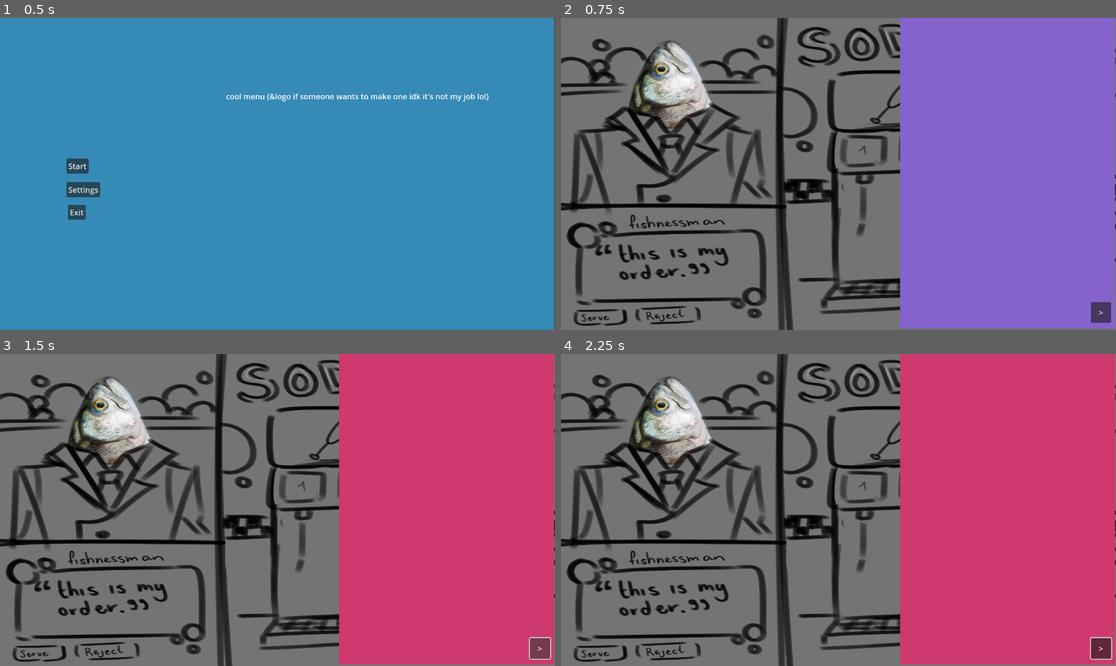
Above: before the commit, frames 1-4 (two rows, left to right).
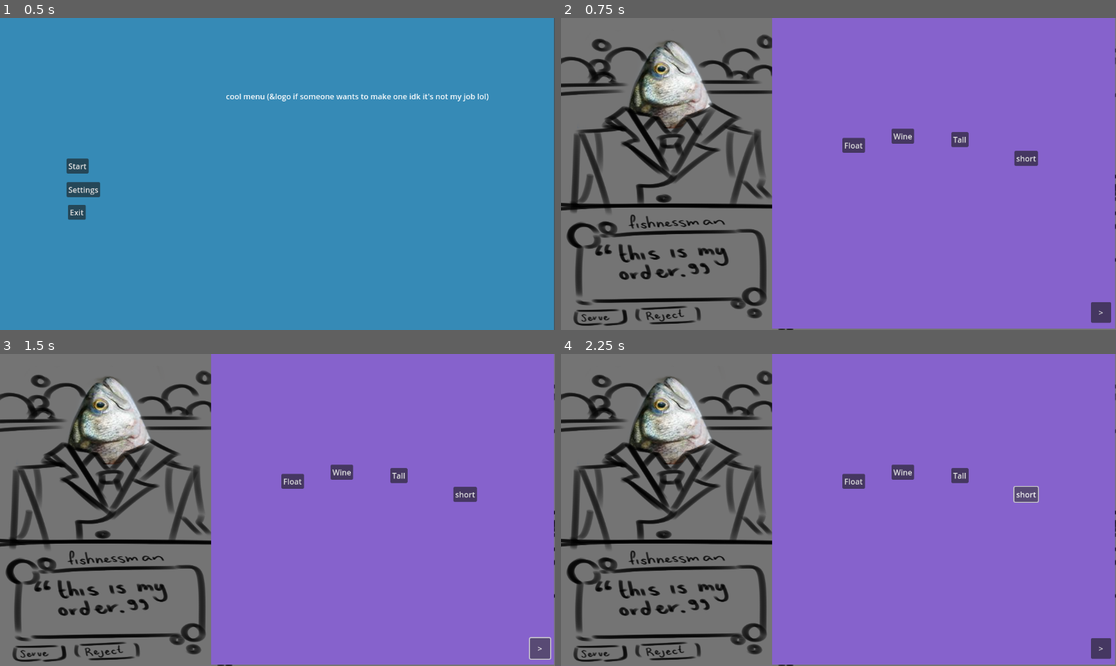
Above: after the commit, the same moments.

Repository: NagareNegishi/GGJ-Bar-acuda
Game: Godot game, scene res://Scenes/menu.tscn
The game is run twice, just before and just after one commit, with the same random seed, the same clock (stepped at 60 frames per second) and the same inputs. The project has no main scene, so this scene is started directly.
Inputs (mouse positions are in pixels of both pictures, inside the frame that each line leads up to):
- Up to frame 1 (0.5 s): no input
- Up to frame 2 (0.75 s): click "Start" at 0.5 s
- Up to frame 3 (1.5 s): click ">" at 1.25 s
- Up to frame 4 (2.25 s): click (1027, 494) at 2 s, where only the run after the commit has a clickable "short"

Frame 1 is identical in both runs. In frame 2, 23% of the frame differs, in the area x 38-86%, y 0-100%; in frame 3, 62%; in frame 4, 62%, in the area x 38-100%, y 0-100%.

Commit message:
user can select glass type

Diff:
--- a/Scenes/Game/Activities/Glasses_Cups_Bottles.tscn
+++ b/Scenes/Game/Activities/Glasses_Cups_Bottles.tscn
@@ -3,7 +3,35 @@
 [node name="GlassesCupsBottles" type="Node2D"]
 
 [node name="ColorRect2" type="ColorRect" parent="."]
-offset_left = 704.0
+offset_left = 438.0
 offset_right = 1150.0
 offset_bottom = 645.0
 color = Color(0.524456, 0.385668, 0.801462, 1)
+
+[node name="ShortGlassBtn" type="Button" parent="."]
+offset_left = 941.0
+offset_top = 276.0
+offset_right = 990.0
+offset_bottom = 307.0
+text = "short"
+
+[node name="TallGlassBtn" type="Button" parent="."]
+offset_left = 810.0
+offset_top = 237.0
+offset_right = 846.0
+offset_bottom = 268.0
+text = "Tall"
+
+[node name="WineGlassBtn" type="Button" parent="."]
+offset_left = 686.0
+offset_top = 230.0
+offset_right = 733.0
+offset_bottom = 261.0
+text = "Wine"
+
+[node name="FloatGlassBtn" type="Button" parent="."]
+offset_left = 584.0
+offset_top = 249.0
+offset_right = 631.0
+offset_bottom = 280.0
+text = "Float"
--- /dev/null
+++ b/Scenes/Game/Activities/User_Drink.tscn
@@ -0,0 +1,14 @@
+[gd_scene load_steps=2 format=3 uid="uid://bd6ilyoqex07l"]
+
+[ext_resource type="Script" path="res://Scenes/Game/Activities/user_drink.gd" id="1_dfh6d"]
+
+[node name="UserDrink" type="Node2D"]
+script = ExtResource("1_dfh6d")
+
+[node name="Glass" type="Sprite2D" parent="."]
+
+[node name="Soda" type="Sprite2D" parent="Glass"]
+
+[node name="Ice" type="Sprite2D" parent="Glass"]
+
+[node name="Straw" type="Sprite2D" parent="Glass"]
--- /dev/null
+++ b/Scenes/Game/Activities/user_drink.gd
@@ -0,0 +1,44 @@
+extends Node2D
+
+
+enum GlassTypes {
+	NONE,
+	SHORT,
+	TALL,
+	WINE,
+	FLOAT
+}
+var selected_glass := GlassTypes.NONE
+
+enum SodaTypes {
+	NONE,
+	KELPACOLA,
+	SARSAKRILLA,
+	MOLLUSKDEW,
+	LP
+}
+var selected_soda := SodaTypes.NONE
+
+enum IceTypes{
+	NONE = 0,
+	ONE = 1,
+	TWO = 2
+}
+var selected_ice := IceTypes.NONE
+
+enum StrawTypes{
+	NONE,
+	STRAIGHT,
+	BENDY,
+	CURLY
+}
+var selected_straw := StrawTypes.NONE
+
+# Called when the node enters the scene tree for the first time.
+func _ready() -> void:
+	pass # Replace with function body.
+
+
+# Called every frame. 'delta' is the elapsed time since the previous frame.
+func _process(delta: float) -> void:
+	pass
--- a/Scenes/Game/Drink_Building.tscn
+++ b/Scenes/Game/Drink_Building.tscn
@@ -1,10 +1,11 @@
-[gd_scene load_steps=6 format=3 uid="uid://b50eo3d735x12"]
+[gd_scene load_steps=7 format=3 uid="uid://b50eo3d735x12"]
 
 [ext_resource type="PackedScene" uid="uid://tqnkpcyhy8g" path="res://Scenes/Game/Activities/Glasses_Cups_Bottles.tscn" id="1_r3hcx"]
 [ext_resource type="Script" path="res://Scenes/Game/drink_building.gd" id="1_y4faq"]
 [ext_resource type="PackedScene" uid="uid://b2i1bkjfm3q5d" path="res://Scenes/Game/Activities/Ice_Machine.tscn" id="2_dmqd3"]
 [ext_resource type="PackedScene" uid="uid://01glyyjjfhfy" path="res://Scenes/Game/Activities/Soda_Machine.tscn" id="3_qrcsg"]
 [ext_resource type="PackedScene" uid="uid://dxkplfexiykb6" path="res://Scenes/Game/Activities/Straw_Selection.tscn" id="4_xnmnc"]
+[ext_resource type="PackedScene" uid="uid://bd6ilyoqex07l" path="res://Scenes/Game/Activities/User_Drink.tscn" id="6_683gw"]
 
 [node name="DrinkBuilding" type="Node2D"]
 script = ExtResource("1_y4faq")
@@ -19,3 +20,12 @@
 
 [node name="StrawSelection" parent="." instance=ExtResource("4_xnmnc")]
 visible = false
+
+[node name="UserDrink" parent="." instance=ExtResource("6_683gw")]
+
+[connection signal="pressed" from="GlassesCupsBottles/ShortGlassBtn" to="." method="_on_short_glass_btn_pressed"]
+[connection signal="pressed" from="GlassesCupsBottles/TallGlassBtn" to="." method="_on_tall_glass_btn_pressed"]
+[connection signal="pressed" from="GlassesCupsBottles/WineGlassBtn" to="." method="_on_wine_glass_btn_pressed"]
+[connection signal="pressed" from="GlassesCupsBottles/FloatGlassBtn" to="." method="_on_float_glass_btn_pressed"]
+
+[editable path="GlassesCupsBottles"]
--- a/Scenes/Game/drink_building.gd
+++ b/Scenes/Game/drink_building.gd
@@ -7,7 +7,7 @@
 	STRAW = 3
 }
 
-
+@onready var user_drink = $UserDrink
 
 #var activity = [$GlassesCupsBottles, $SodaMachine, $IceMachine, $StrawSelection]
 var curr_act_state =  ActivityStates.GLASS;
@@ -39,3 +39,16 @@
 			$SodaMachine.hide()
 			$IceMachine.hide()
 			$StrawSelection.show()
+
+
+func _on_short_glass_btn_pressed() -> void:
+	user_drink.selected_glass = user_drink.GlassTypes.SHORT
+
+func _on_tall_glass_btn_pressed() -> void:
+	user_drink.selected_glass = user_drink.GlassTypes.TALL
+
+func _on_wine_glass_btn_pressed() -> void:
+	user_drink.selected_glass = user_drink.GlassTypes.WINE
+
+func _on_float_glass_btn_pressed() -> void:
+	user_drink.selected_glass = user_drink.GlassTypes.FLOAT
--- a/Scenes/Game/main_game.gd
+++ b/Scenes/Game/main_game.gd
@@ -12,7 +12,10 @@
 
 
 func _on_next_activity_btn_pressed() -> void:
-	if drink_building.curr_act_state == 3:
-		drink_building.curr_act_state = 0
+	if drink_building.user_drink.selected_glass != drink_building.user_drink.GlassTypes.NONE : #we can take this extra if out if we want people to be able to order a pile of straws or something
+		if drink_building.curr_act_state == 3:
+			drink_building.curr_act_state = 0
+		else:
+			drink_building.curr_act_state+=1
 	else:
-		drink_building.curr_act_state+=1
+		print("you cannot proceed without a glass....")
